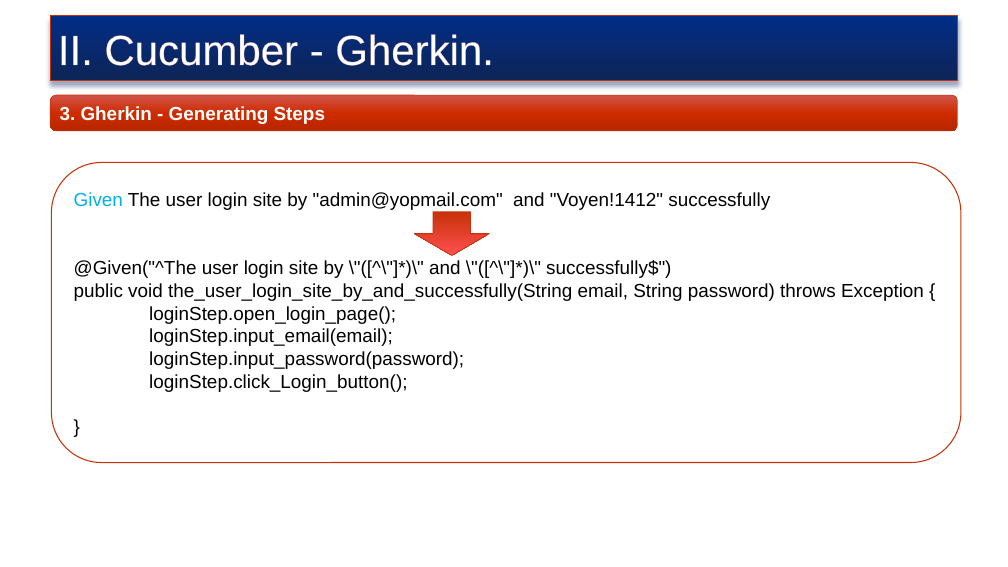
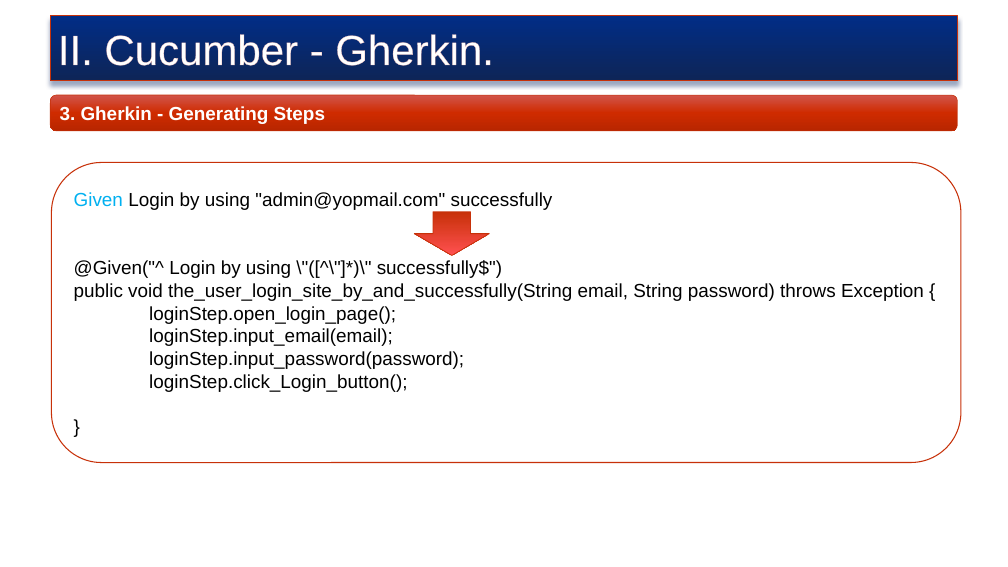
Before and after one commit to truyenkv/sharing, a slide deck: slide 11 of Sharing.pptx. Drawn at 1008x567 pixels with LibreOffice and Linux fonts; fonts in the diff are those of the drawing; background and template pictures are left out. Boxes give left, top, right and bottom in pixels: in the first picture for what was removed or moved away, otherwise in the second. Text is boxed around its words. In the diff, an @@ line names an element or a change of style, - is before the commit and + after.

```diff
--- a/Sharing.pptx
+++ b/Sharing.pptx
@@ text in rounded rectangle at box(74, 192, 553, 278): text changed @@
-Given The user login site by "admin@yopmail.com" and "Voyen!1412" successfully
-@Given("^The user login site by \"([^\"]*)\" and \"([^\"]*)\" successfully$")
+Given Login by using "admin@yopmail.com" successfully
+@Given("^ Login by using \"([^\"]*)\" successfully$")
```
Also in this commit, not shown: 10 other slides changed, 1 slide added, 1 slide removed.
